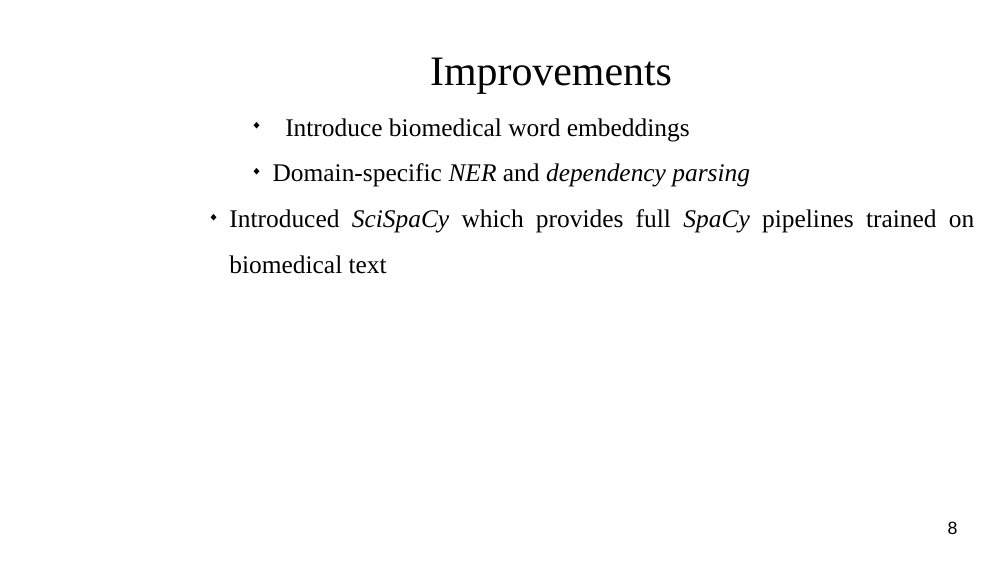
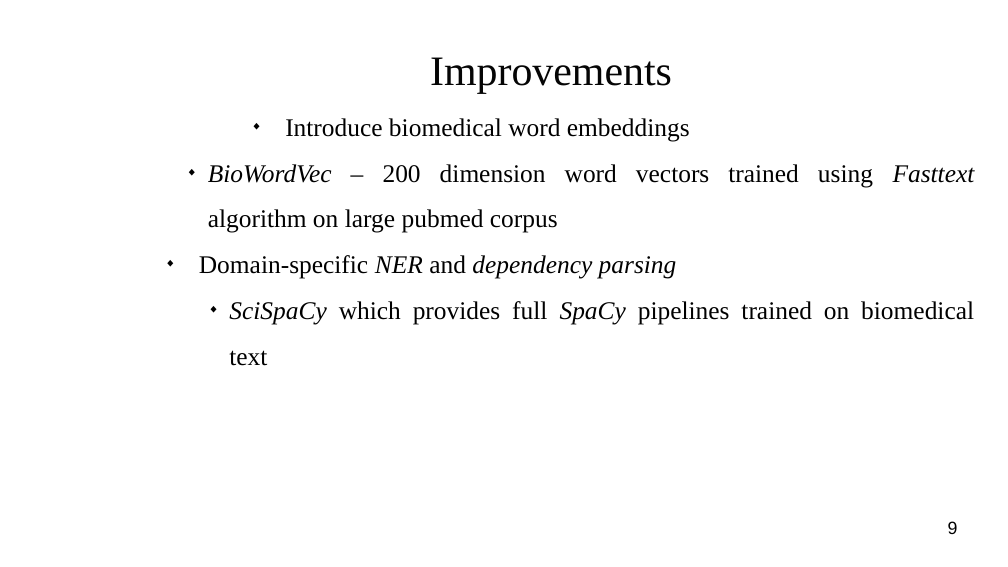
Before and after one commit to masonedmison/coref, a slide deck: slide 9 of documentation/presentation/cs710_presentation.odp (slide 8 before the commit). Drawn at 1008x567 pixels with LibreOffice and Linux fonts; fonts in the diff are those of the drawing; background and template pictures are left out. Boxes give left, top, right and bottom in pixels: in the first picture for what was removed or moved away, otherwise in the second. Text is boxed around its words. In the diff, an @@ line names an element or a change of style, - is before the commit and + after.

```diff
--- a/documentation/presentation/cs710_presentation.odp
+++ b/documentation/presentation/cs710_presentation.odp
@@ subtitle at [208,164,975,233]: paragraph added @@
+  ◆ BioWordVec – 200 dimension word vectors trained using Fasttext algorithm on large pubmed corpus
@@ subtitle at [229,301,974,366]: text changed @@
-    ◆ Introduced SciSpaCy which provides full SpaCy pipelines trained on biomedical text
+    ◆ SciSpaCy which provides full SpaCy pipelines trained on biomedical text
@@ page number at [948,521,958,534]: text changed @@
-8
+9
```
Also in this commit, not shown: 3 other slides changed, 4 slides added, 23 other files.
